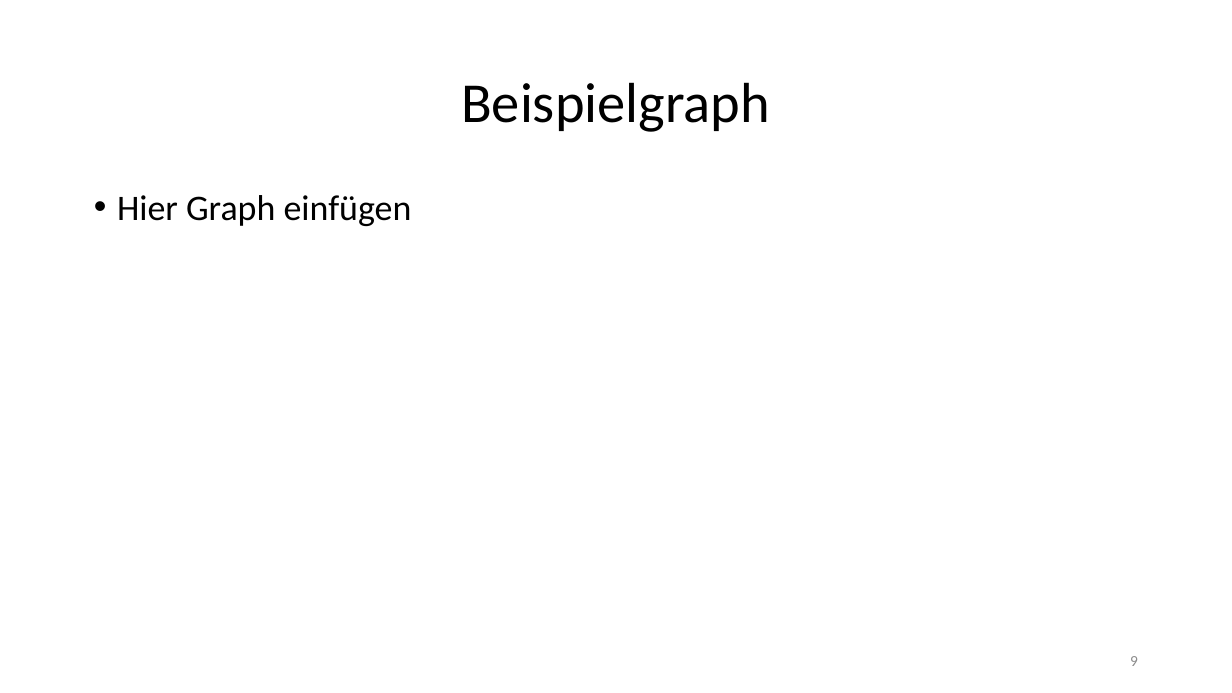
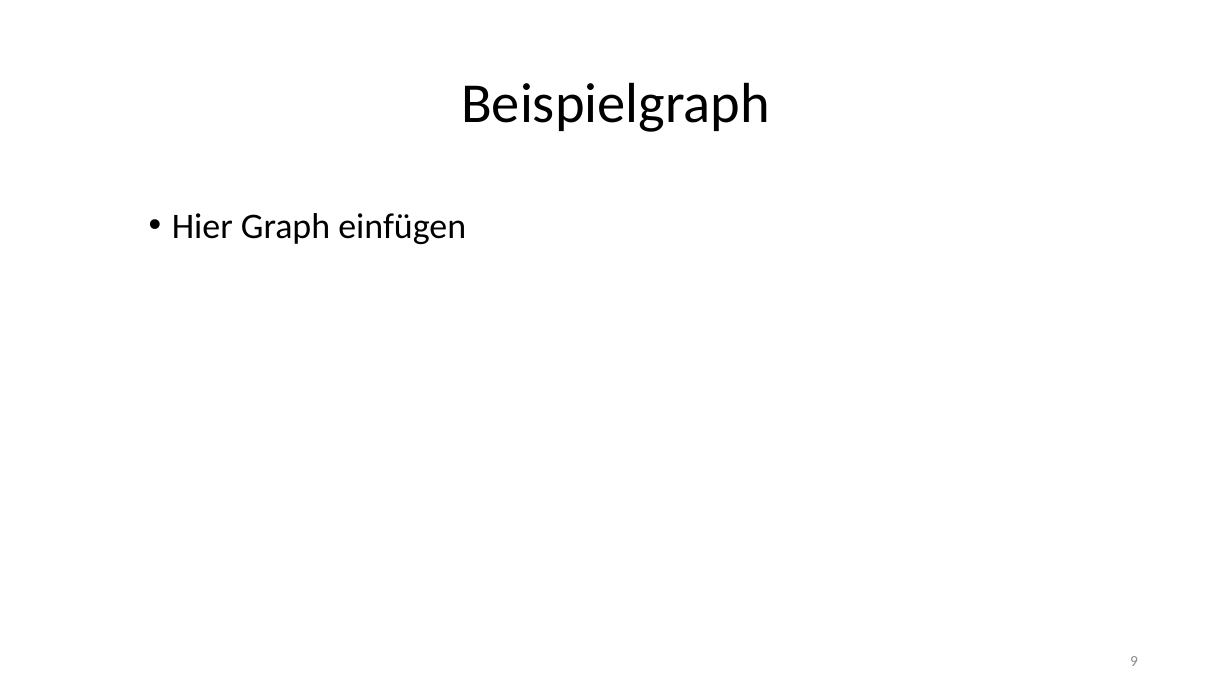
Before and after one commit to jhbruhn/fmes, a slide deck: slide 9 of Dokumentation/Roboter.pptx. Drawn at 1232x693 pixels with LibreOffice and Linux fonts; fonts in the diff are those of the drawing; background and template pictures are left out. Boxes give left, top, right and bottom in pixels: in the first picture for what was removed or moved away, otherwise in the second. Text is boxed around its words. In the diff, an @@ line names an element or a change of style, - is before the commit and + after.

```diff
--- a/Dokumentation/Roboter.pptx
+++ b/Dokumentation/Roboter.pptx
@@ text "Hier Graph einfügen": place and size @@
-text "Hier Graph einfügen" at box(117, 195, 412, 226)
+text "Hier Graph einfügen" at box(172, 213, 466, 244)
```
Also in this commit, not shown: 4 other slides changed.
